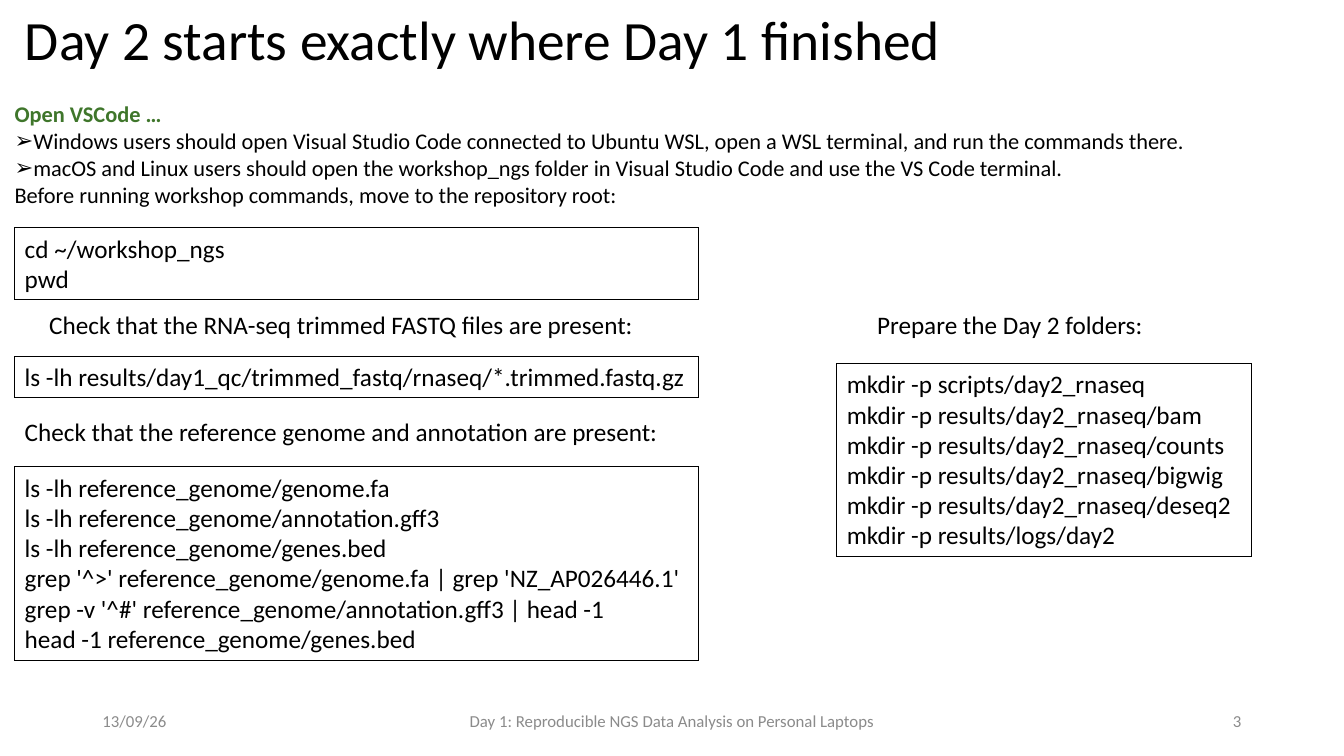
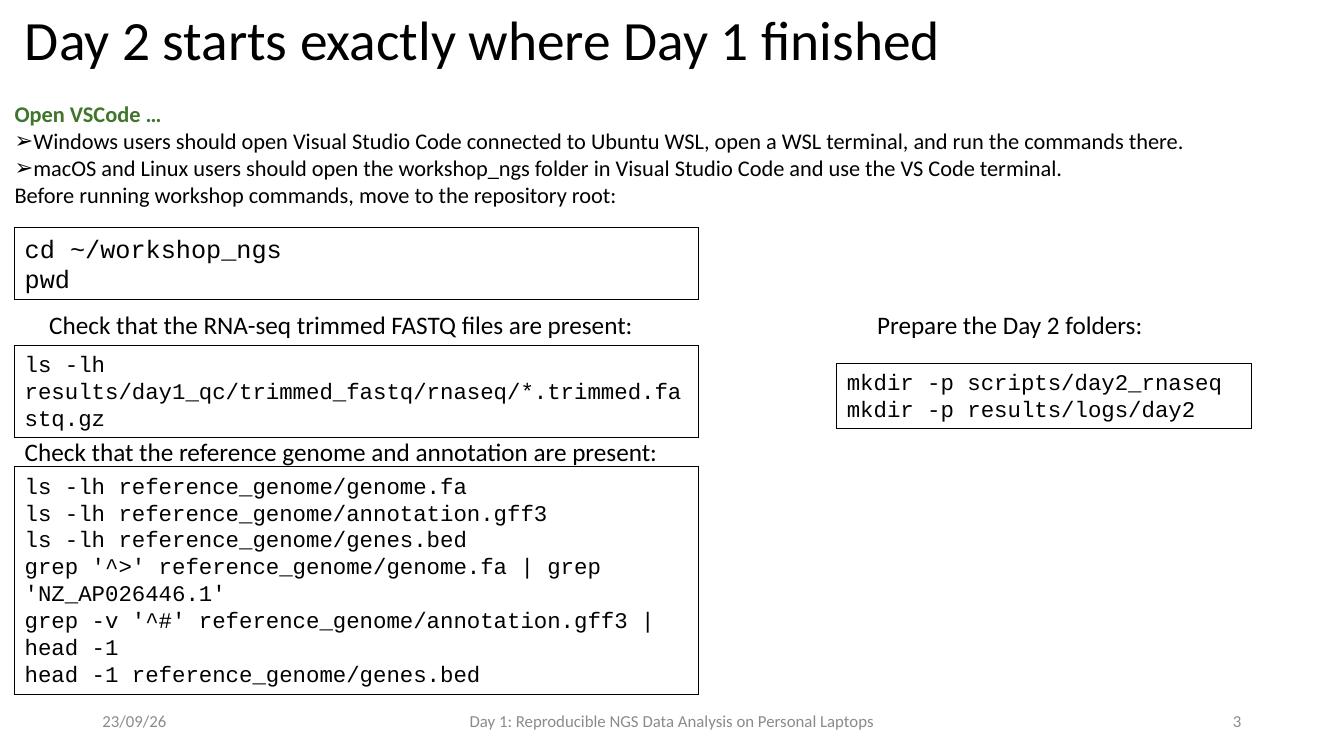
Before and after one commit to fgualdr/reproducible-ngs-workshop, a slide deck: slide 4 of power_point/Day2.pptx. Drawn at 1344x756 pixels with LibreOffice and Linux fonts; fonts in the diff are those of the drawing. Boxes give left, top, right and bottom in pixels: in the first picture for what was removed or moved away, otherwise in the second. Text is boxed around its words. In the diff, an @@ line names an element or a change of style, - is before the commit and + after.

```diff
--- a/power_point/Day2.pptx
+++ b/power_point/Day2.pptx
@@ rectangle "cd ~/workshop_ngs" at (x1=15, y1=228, x2=700, y2=299): font Calibri to Courier New @@
@@ rectangle "ls -lh results/day1_qc/trimmed_fastq/rnaseq/*.trimmed.fastq. ..." resized from (x1=15, y1=357, x2=700, y2=397) to (x1=15, y1=346, x2=700, y2=438) @@
@@ size 18 to 16 pt, font Calibri to Courier New in 3 elements at (x1=15, y1=467, x2=700, y2=695), (x1=15, y1=346, x2=700, y2=438), (x1=837, y1=364, x2=1251, y2=429) @@
@@ rectangle "mkdir -p scripts/day2_rnaseq" resized from (x1=837, y1=364, x2=1251, y2=558) to (x1=837, y1=364, x2=1251, y2=429) @@
@@ text in rectangle at (x1=847, y1=406, x2=1231, y2=518): paragraphs removed @@
-mkdir -p results/day2_rnaseq/bam
-mkdir -p results/day2_rnaseq/counts
-mkdir -p results/day2_rnaseq/bigwig
-mkdir -p results/day2_rnaseq/deseq2
@@ text "Check that the reference genome ..." moved from (x1=25, y1=423, x2=657, y2=446) to (x1=25, y1=443, x2=657, y2=467) @@
@@ rectangle "ls -lh reference_genome/genome.fa" resized from (x1=15, y1=467, x2=700, y2=660) to (x1=15, y1=467, x2=700, y2=695) @@
@@ text at (x1=102, y1=715, x2=166, y2=728): text changed @@
-13/09/26
+23/09/26
```
Also in this commit, not shown: 7 other slides changed, 14 slides added, 26 other files.
